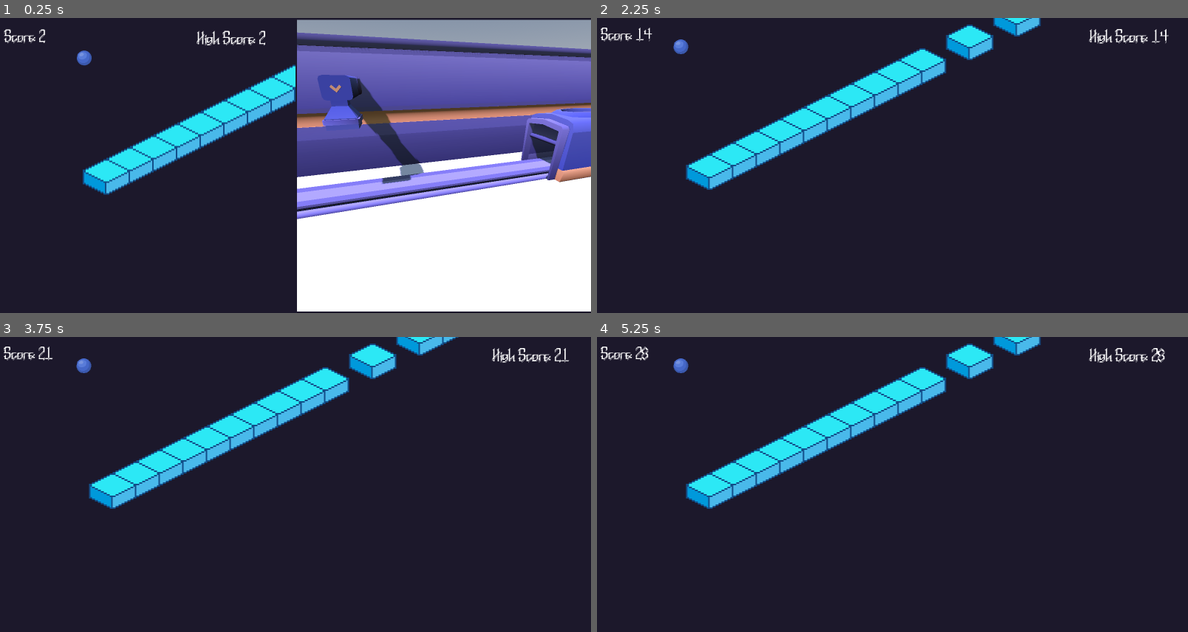
Above: before the commit, frames 1-4 (two rows, left to right).
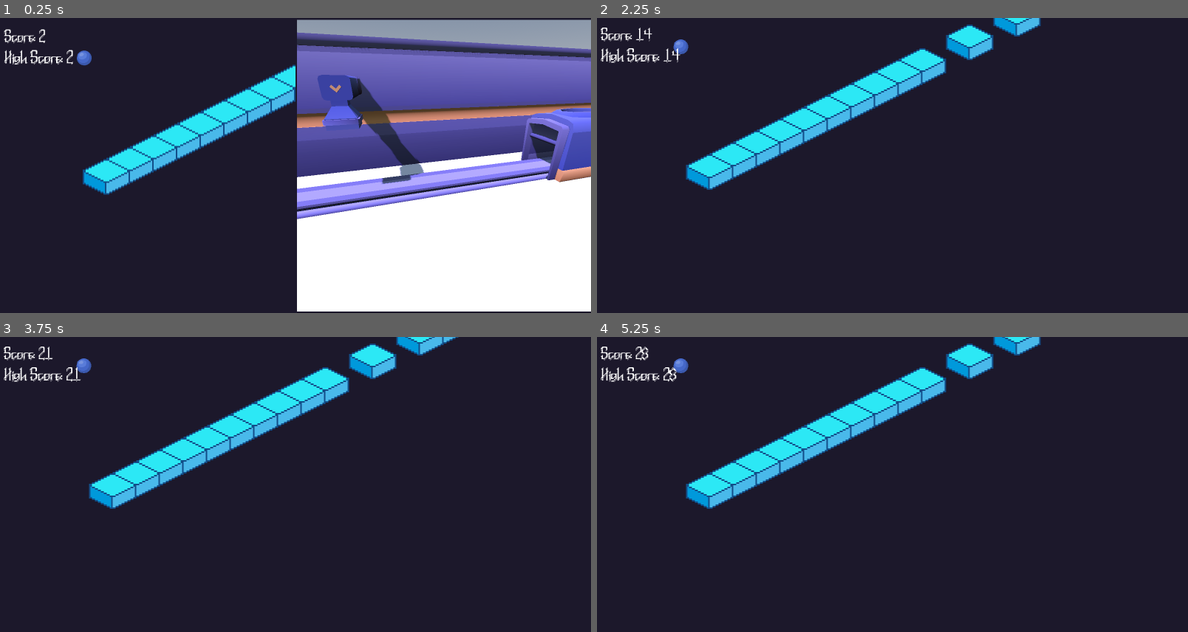
Above: after the commit, the same moments.

Repository: ofknee/tap-tap-tap
Game: Godot game, scene res://scenes/root.tscn
Same seed, same stepped clock (60 frames per second), same inputs: the game is played once before the commit and once after it.
Inputs:
- Up to frame 1 (0.25 s): no input
- Up to frame 2 (2.25 s): tap Enter (ui_accept) at 0.5, 0.77, 1.52, 2 s; hold Right (RIGHT) 0.53-1.28 s; tap Shift (SWITCH) at 0.6, 1.35, 2.1 s; hold A (LEFT) 1.28-2.03 s; hold Right (RIGHT) from 2.03 s (still down)
- Up to frame 3 (3.75 s): tap Shift (SWITCH) at 2.85, 3.6 s; tap Enter (ui_accept) at 3.02, 3.5 s; release Right (RIGHT) at 3.53 s; hold A (LEFT) from 3.53 s (still down)
- Up to frame 4 (5.25 s): keep holding A (LEFT); tap Enter (ui_accept) at 3.77, 4.52, 5 s; tap Shift (SWITCH) at 4.35, 5.1 s

The runs differ from the first frame. In frame 1, 0.5% of the frame differs, in the area x 0-45%, y 4-16%; in frame 2, 0.5%; in frame 3, 0.5%; in frame 4, 0.6%, in the area x 0-97%, y 3-16%.

Commit message:
high score relocation, bottom killzone movement

Diff:
--- a/scenes/important/game.tscn
+++ b/scenes/important/game.tscn
@@ -44,14 +44,9 @@
 justification_flags = 227
 
 [node name="HBoxContainer2" type="HBoxContainer" parent="Timer" unique_id=762870993]
-anchors_preset = 1
-anchor_left = 1.0
-anchor_right = 1.0
-offset_left = -278.0
-offset_top = -30.0
-offset_right = -121.0
-offset_bottom = 40.0
-grow_horizontal = 0
+offset_top = 22.0
+offset_right = 157.0
+offset_bottom = 92.0
 scale = Vector2(2.360001, 2.360001)
 
 [node name="highScore" type="Label" parent="Timer/HBoxContainer2" unique_id=1883384086]
@@ -85,7 +80,7 @@
 target_position = Vector2(0, 55)
 
 [node name="killzone" parent="." unique_id=1663306613 instance=ExtResource("4_43k1h")]
-position = Vector2(17, 3670)
+position = Vector2(5, 1761)
 
 [node name="CollisionShape2D" type="CollisionShape2D" parent="killzone" unique_id=59841531]
 shape = SubResource("WorldBoundaryShape2D_l57lt")
